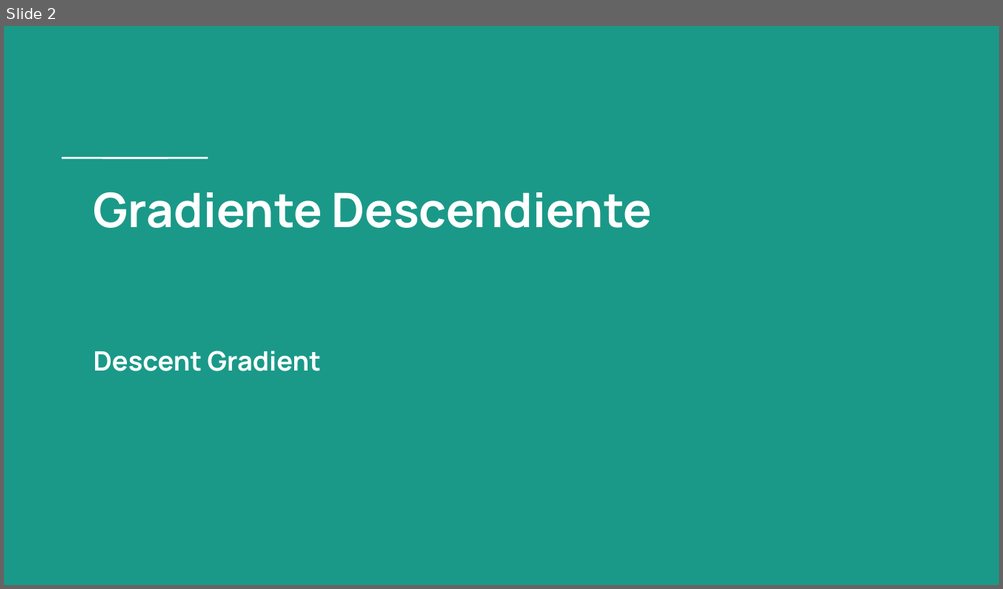
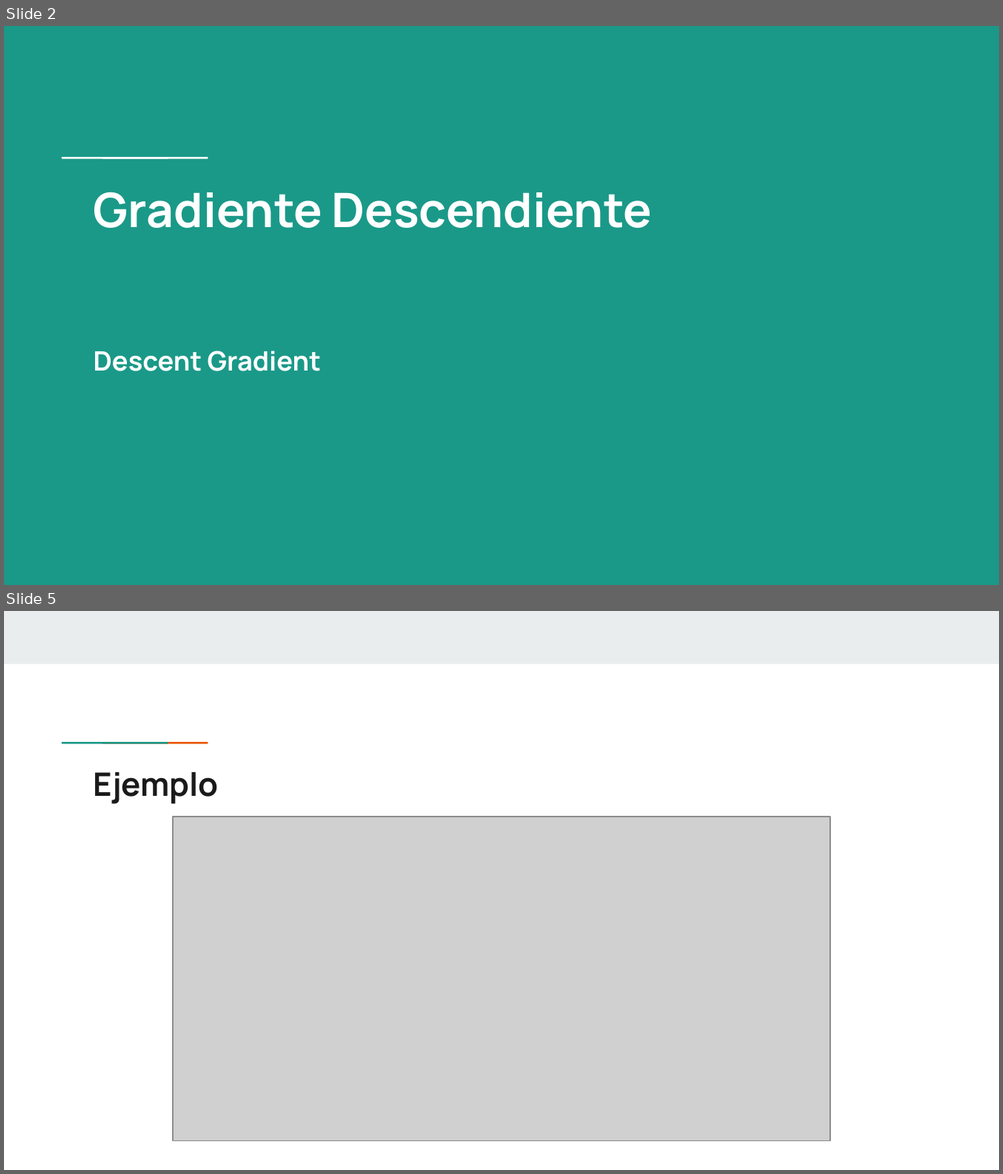
Before and after one commit to MaxiFrank7/Facultad, a slide deck: TUIA_Segundo/2Cuatrimestre/4C_MachineLearning/Unidad 2_ Regresión Lineal/Clase 4 - Gradiente Descendiente.pptx. Shown one above the other, each under a label of ours: slide 2 before the commit, slides 2 and 5 after it; the slides between them are not shown. The pictures are 1003x589 and 1003x1174 pixels, drawn with LibreOffice and Linux fonts; fonts in the diff are those of the drawing; grey boxes stand for pictures. Boxes give left, top, right and bottom in pixels: in the first picture for what was removed or moved away, otherwise in the second. Text is boxed around its words. In the diff, an @@ line names an element or a change of style, - is before the commit and + after.

```diff
--- a/TUIA_Segundo/2Cuatrimestre/4C_MachineLearning/Unidad 2_ Regresión Lineal/Clase 4 - Gradiente Descendiente.pptx
+++ b/TUIA_Segundo/2Cuatrimestre/4C_MachineLearning/Unidad 2_ Regresión Lineal/Clase 4 - Gradiente Descendiente.pptx
@@ slide 5 added at [4, 611, 999, 1170], background #FFFFFF @@
@@ rectangle added at [4, 611, 999, 664], fill #E9EDEE @@
@@ rectangle added at [94, 741, 135, 745], fill #1A9988 @@
@@ rectangle added at [134, 741, 175, 745], fill #EB5600 @@
@@ title added at [94, 772, 219, 804], 23.4 pt, text #1A1A1A, bold @@
+Ejemplo
@@ picture added at [173, 817, 831, 1141] @@
```
Also in this commit, not shown: 4 slides changed, 7 other slides added, 2 slides removed, 53 other files.
